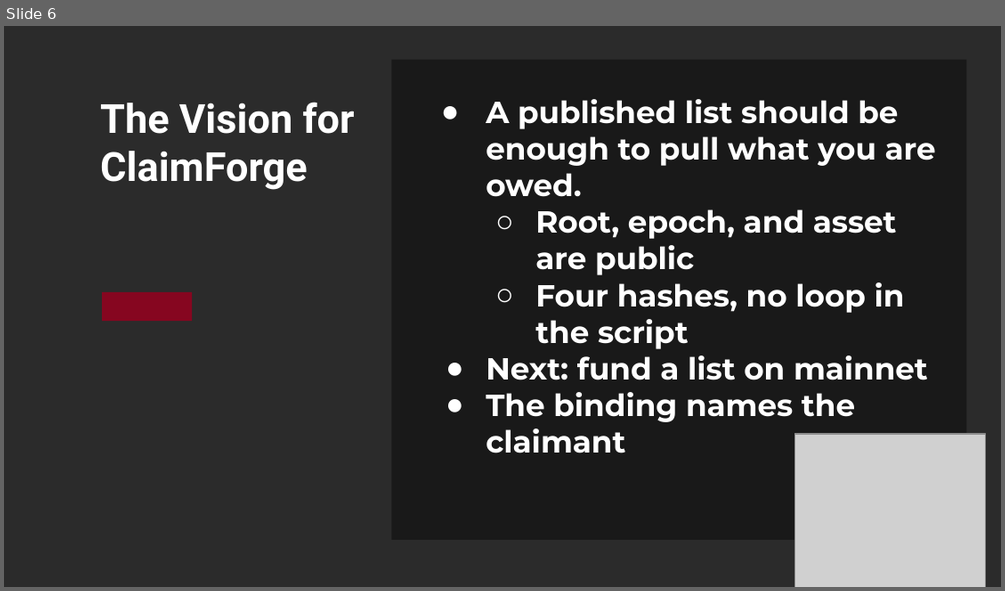
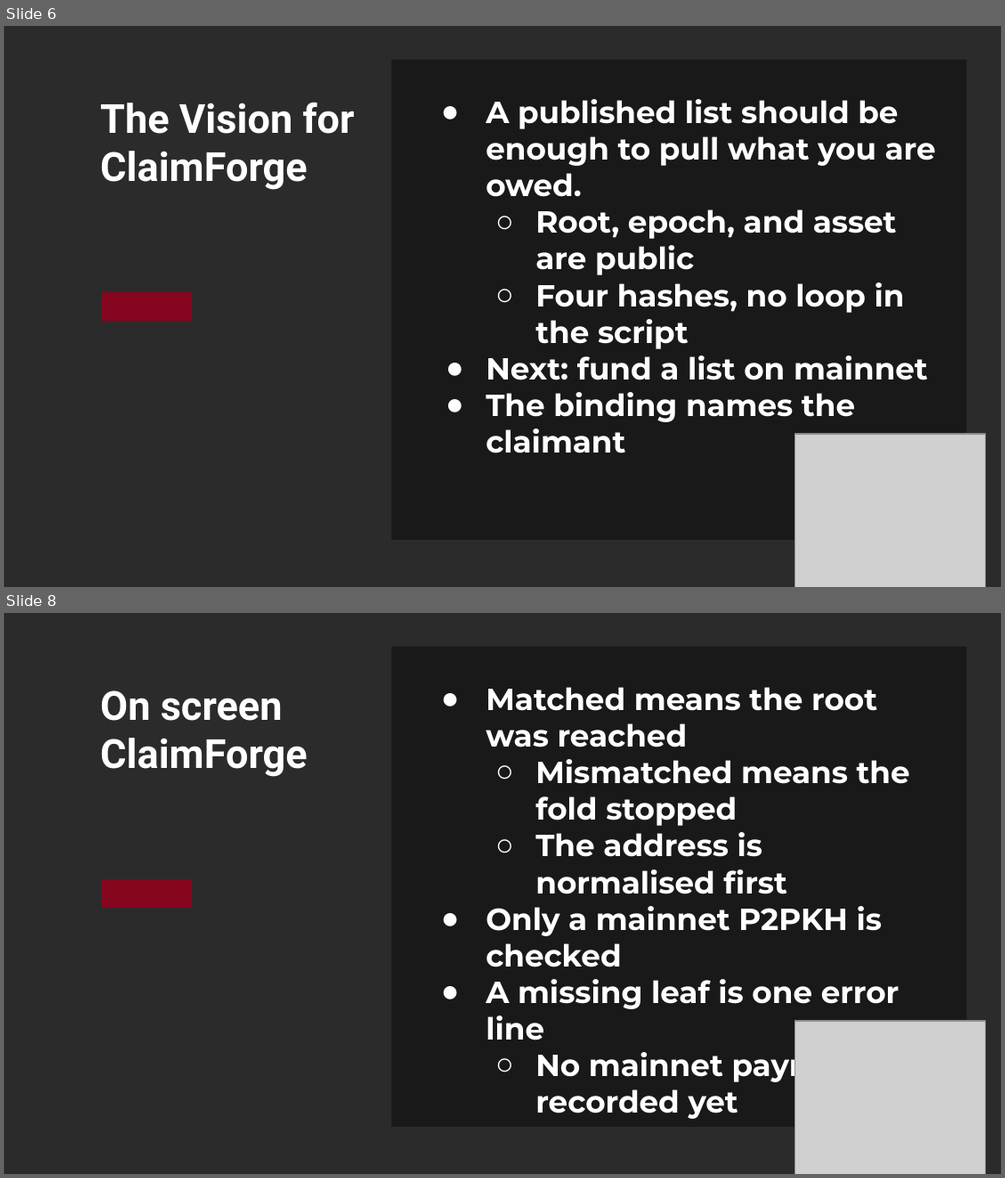
Before and after one commit to Utitofon-Udoekong/claimforge, a slide deck: BLAZE-2026-ClaimForge.pptx. Shown one above the other, each under a label of ours: slide 6 before the commit, slides 6 and 8 after it; the slides between them are not shown. The pictures are 1005x591 and 1005x1178 pixels, drawn with LibreOffice and Linux fonts; fonts in the diff are those of the drawing; grey boxes stand for pictures; background and template pictures are left out; a plain dark background stands for a picture behind light text. Boxes give left, top, right and bottom in pixels: in the first picture for what was removed or moved away, otherwise in the second. Text is boxed around its words. In the diff, an @@ line names an element or a change of style, - is before the commit and + after.

Commit message:
feat: fold a Merkle proof in the desk and compile identity before deploy
A wallet can fill the cashaddr, the proof walks one hash at a time, and the Vercel build compiles @bchblaze/identity first.

```diff
--- a/BLAZE-2026-ClaimForge.pptx
+++ b/BLAZE-2026-ClaimForge.pptx
@@ slide 8 added at bbox=[4, 613, 1001, 1174], background picture (left out) @@
@@ rectangle added at bbox=[392, 647, 967, 1127], fill #000000 at 41% opacity @@
@@ text added at bbox=[100, 690, 307, 777], 29 pt, text #FFFFFF, bold @@
+On screen
+ClaimForge
@@ text added at bbox=[485, 687, 910, 1083], 22 pt, text #FFFFFF, bold @@
+● Matched means the root was reached
+  ○ Mismatched means the fold stopped
+  ○ The address is normalised first
+● Only a mainnet P2PKH is checked
+● A missing leaf is one error line
+  ○ No mainnet payment is recorded yet
@@ rectangle added at bbox=[102, 879, 192, 908], fill #860620 @@
@@ picture added at bbox=[794, 1021, 985, 1174] @@
```
Also in this commit, not shown: 1 slide changed, 1 other slide added, 9 other files.
